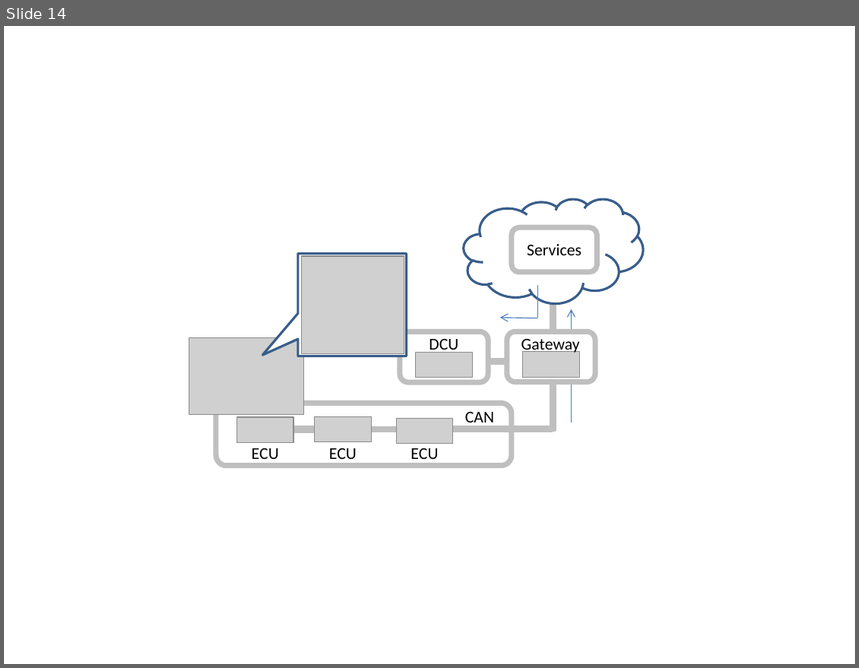
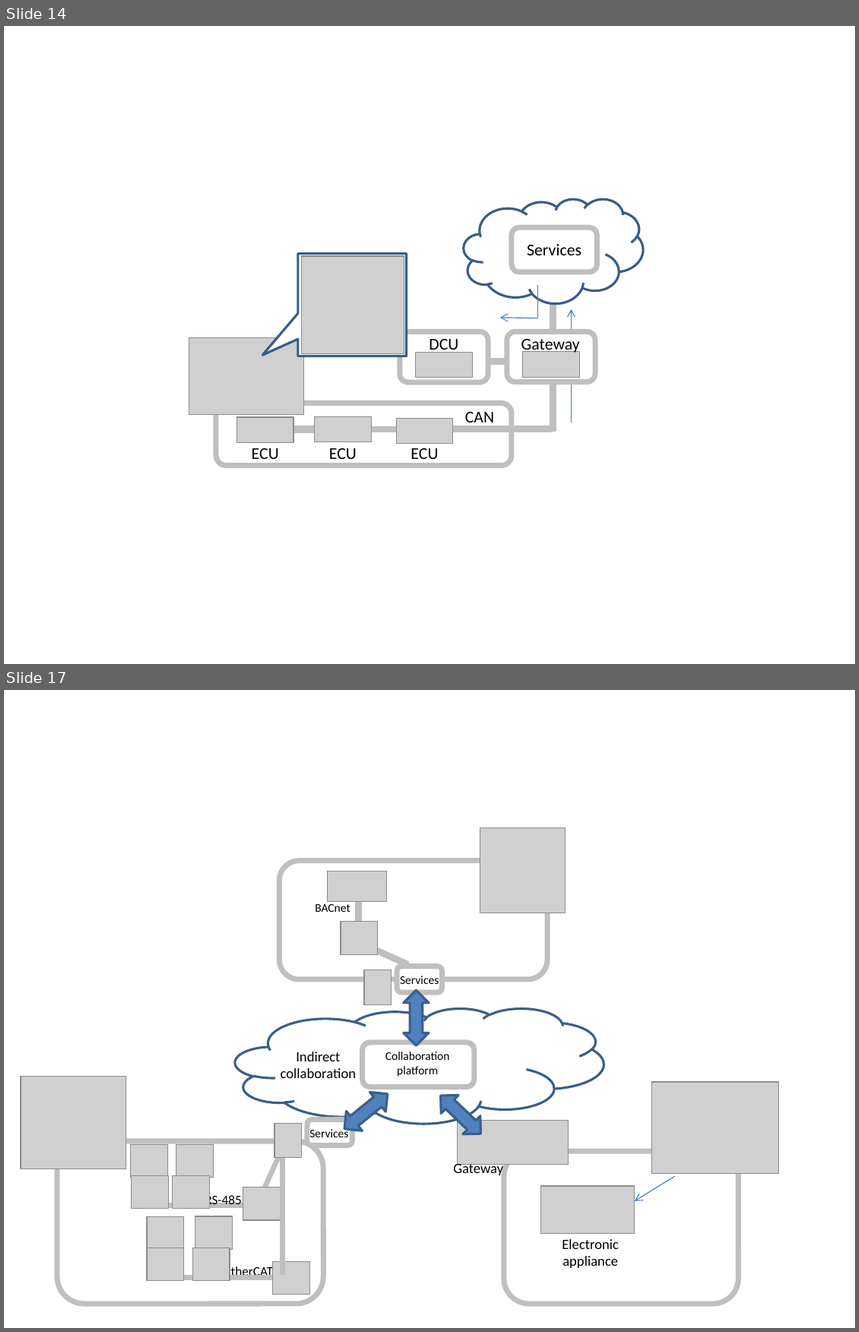
Before and after one commit to w3c/wot-architecture, a slide deck: images/wot-use-cases/wot-use-cases-large.pptx. Shown one above the other, each under a label of ours: slide 14 before the commit, slides 14 and 17 after it; the slides between them are not shown. The pictures are 859x668 and 859x1332 pixels, drawn with LibreOffice and Linux fonts; fonts in the diff are those of the drawing; grey boxes stand for pictures. Boxes give left, top, right and bottom in pixels: in the first picture for what was removed or moved away, otherwise in the second. Text is boxed around its words. In the diff, an @@ line names an element or a change of style, - is before the commit and + after.

Commit message:
update images

```diff
--- a/images/wot-use-cases/wot-use-cases-large.pptx
+++ b/images/wot-use-cases/wot-use-cases-large.pptx
@@ slide 17 added at <box>4,690,855,1328</box>, background #FFFFFF @@
@@ picture added at <box>481,828,566,913</box> @@
@@ rounded rectangle added at <box>280,861,548,980</box>, outline #BFBFBF 4.5 pt @@
@@ picture added at <box>328,872,387,901</box> @@
@@ rectangle added at <box>357,888,360,938</box>, fill #BFBFBF, outline #BFBFBF 2 pt @@
@@ rectangle added at <box>316,901,351,915</box>, fill #FFFFFF, 10 pt, text #000000 @@
+BACnet
@@ picture added at <box>341,922,379,954</box> @@
@@ rectangle added at <box>360,942,408,967</box>, fill #BFBFBF, outline #BFBFBF 2 pt @@
@@ picture added at <box>364,970,392,1005</box> @@
@@ rounded rectangle added at <box>397,967,443,993</box>, fill #FFFFFF, outline #BFBFBF 4.5 pt @@
@@ rectangle added at <box>400,973,439,987</box>, fill #FFFFFF, 10 pt, text #000000 @@
+Services
@@ cloud added at <box>236,1008,604,1123</box>, fill #FFFFFF, outline #3A5F8C 2 pt, 18 pt, text #FFFFFF @@
+C
@@ left right arrow added at <box>404,991,429,1046</box>, fill #4F81BD, outline #3A5F8C 2 pt @@
@@ text added at <box>281,1052,357,1078</box>, 12 pt, text #000000 @@
+Indirect
+collaboration
@@ rounded rectangle added at <box>363,1043,474,1087</box>, fill #FFFFFF, outline #BFBFBF 4.5 pt @@
@@ text added at <box>386,1052,450,1077</box>, 10 pt, text #000000 @@
+Collaboration
+platform
@@ left right arrow added at <box>337,1085,395,1139</box>, fill #4F81BD, outline #3A5F8C 2 pt @@
@@ left right arrow added at <box>432,1087,490,1143</box>, fill #4F81BD, outline #3A5F8C 2 pt @@
@@ picture added at <box>652,1082,778,1173</box> @@
@@ picture added at <box>458,1121,569,1165</box> @@
@@ text added at <box>453,1162,503,1178</box>, 12 pt, text #000000 @@
+Gateway
@@ rounded rectangle added at <box>503,1151,739,1304</box>, outline #BFBFBF 4.5 pt @@
@@ group added at <box>21,1076,352,1304</box>: 12 pictures, 7 rectangles, 2 rounded rectangles, 2 texts, 1 triangle @@
+EtherCAT
+RS-485
+Services
@@ picture added at <box>541,1186,635,1234</box> @@
@@ arrow added from (675, 1176) to (635, 1201), #4B7EBC 0.75 pt @@
@@ text added at <box>562,1239,619,1268</box>, 12 pt, text #000000 @@
+Electronic
+appliance
```
Also in this commit, not shown: 3 other slides added.
